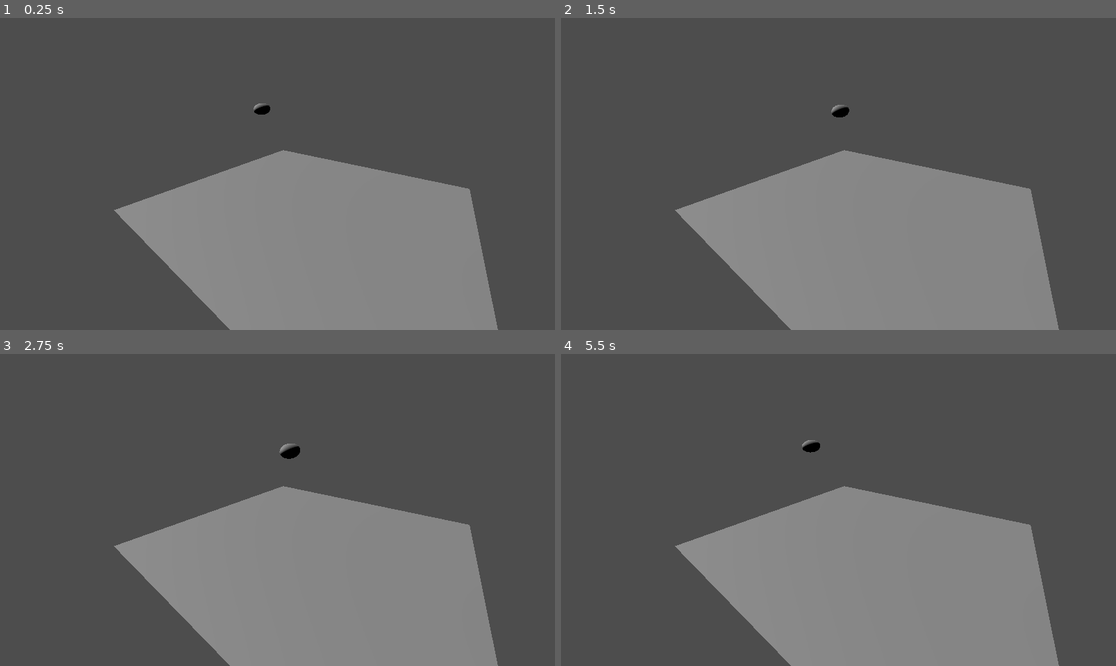
Above: before the commit, frames 1-4 (two rows, left to right).
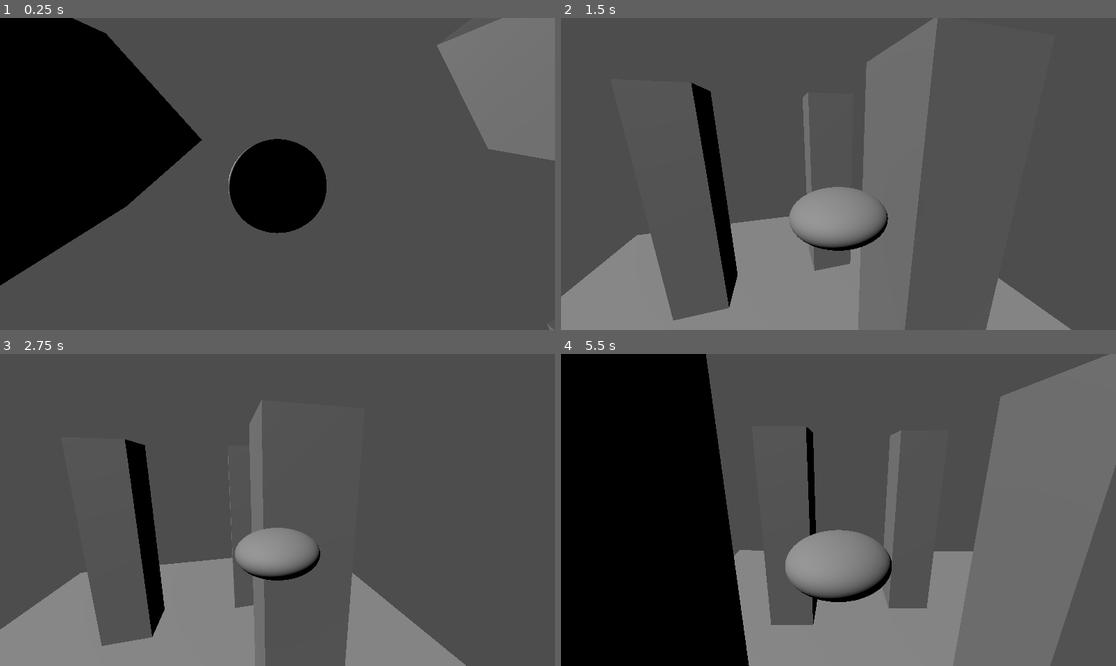
Above: after the commit, the same moments.

Repository: BSU-destroy-the-world/destroy_the_world
Game: Godot game, scene res://world_1/world_1.tscn
Two runs of this game, one before a commit and one after it. Both use one fixed random seed, a clock stepped at 60 frames per second and the inputs below.
Inputs:
- Up to frame 1 (0.25 s): no input
- Up to frame 2 (1.5 s): hold D (move_right) 0.53-1.28 s; tap Down (look_down, bound only after the commit) at 0.6 s; tap Left (look_left, bound only after the commit) at 0.8, 1.35 s; hold S (move_backward) from 1.28 s (still down)
- Up to frame 3 (2.75 s): tap Right (look_right, bound only after the commit) at 1.55, 2.1 s; release S (move_backward) at 2.03 s; hold D (move_right) from 2.03 s (still down); tap Up (look_up, bound only after the commit) at 2.3 s
- Up to frame 4 (5.5 s): release D (move_right) at 2.78 s; hold W (move_forward) 2.78-3.53 s; tap Up (look_up, bound only after the commit) at 2.85, 5.3 s; tap Down (look_down, bound only after the commit) at 3.05, 3.6 s; hold A (move_left) 3.53-5.03 s; tap Left (look_left, bound only after the commit) at 3.8, 4.35 s; tap Right (look_right, bound only after the commit) at 4.55, 5.1 s; hold S (move_backward) from 5.03 s (still down)

The runs differ from the first frame. In frame 1, 56% of the frame differs, in the area x 0-100%, y 0-100%; in frame 2, 32%; in frame 3, 29%; in frame 4, 59%.

Commit message:
Improve ship camera controller

Diff:
--- /dev/null
+++ b/project/building/building.gd
@@ -0,0 +1,12 @@
+extends Node3D
+
+@onready var animation_player := $AnimationPlayer
+
+
+func _ready():
+	if randf() < 0.2:
+		destroy()
+
+
+func destroy():
+	animation_player.play("destroy")
--- /dev/null
+++ b/project/building/building.tscn
@@ -0,0 +1,120 @@
+[gd_scene load_steps=8 format=3 uid="uid://bk8n1ede05bb0"]
+
+[ext_resource type="Script" path="res://building/building.gd" id="1_dootp"]
+
+[sub_resource type="BoxMesh" id="BoxMesh_egh40"]
+size = Vector3(5, 22, 5)
+
+[sub_resource type="ConvexPolygonShape3D" id="ConvexPolygonShape3D_hfv4r"]
+points = PackedVector3Array(2.5, 10.9016, 2.5, -2.5, -10.4276, -2.5, -2.5, -10.4276, 2.38889, 2.5, -10.9016, 2.5, 2.38889, -10.4276, -2.5, -2.5, 10.4276, -2.5, -2.5, 10.4276, 2.38889, 2.38889, 10.4276, -2.5)
+
+[sub_resource type="BoxMesh" id="BoxMesh_ei2wd"]
+size = Vector3(0.4, 0.4, 0.4)
+
+[sub_resource type="Animation" id="Animation_mlele"]
+length = 0.001
+tracks/0/type = "value"
+tracks/0/imported = false
+tracks/0/enabled = true
+tracks/0/path = NodePath("CPUParticles3D:emitting")
+tracks/0/interp = 1
+tracks/0/loop_wrap = true
+tracks/0/keys = {
+"times": PackedFloat32Array(0),
+"transitions": PackedFloat32Array(1),
+"update": 1,
+"values": [false]
+}
+tracks/1/type = "value"
+tracks/1/imported = false
+tracks/1/enabled = true
+tracks/1/path = NodePath("StaticBody3D:position")
+tracks/1/interp = 1
+tracks/1/loop_wrap = true
+tracks/1/keys = {
+"times": PackedFloat32Array(0),
+"transitions": PackedFloat32Array(1),
+"update": 0,
+"values": [Vector3(0, 0, 0)]
+}
+
+[sub_resource type="Animation" id="Animation_w82f1"]
+resource_name = "destroy"
+length = 3.0
+tracks/0/type = "value"
+tracks/0/imported = false
+tracks/0/enabled = true
+tracks/0/path = NodePath("CPUParticles3D:emitting")
+tracks/0/interp = 1
+tracks/0/loop_wrap = true
+tracks/0/keys = {
+"times": PackedFloat32Array(0, 2.5),
+"transitions": PackedFloat32Array(1, 1),
+"update": 1,
+"values": [true, false]
+}
+tracks/1/type = "method"
+tracks/1/imported = false
+tracks/1/enabled = true
+tracks/1/path = NodePath(".")
+tracks/1/interp = 1
+tracks/1/loop_wrap = true
+tracks/1/keys = {
+"times": PackedFloat32Array(3),
+"transitions": PackedFloat32Array(1),
+"values": [{
+"args": [],
+"method": &"queue_free"
+}]
+}
+tracks/2/type = "value"
+tracks/2/imported = false
+tracks/2/enabled = true
+tracks/2/path = NodePath("StaticBody3D:position")
+tracks/2/interp = 1
+tracks/2/loop_wrap = true
+tracks/2/keys = {
+"times": PackedFloat32Array(0, 2),
+"transitions": PackedFloat32Array(1, 1),
+"update": 0,
+"values": [Vector3(0, 0, 0), Vector3(0, -22, 0)]
+}
+
+[sub_resource type="AnimationLibrary" id="AnimationLibrary_tklft"]
+_data = {
+"RESET": SubResource("Animation_mlele"),
+"destroy": SubResource("Animation_w82f1")
+}
+
+[node name="Building" type="Node3D"]
+script = ExtResource("1_dootp")
+
+[node name="StaticBody3D" type="StaticBody3D" parent="."]
+
+[node name="MeshInstance3D" type="MeshInstance3D" parent="StaticBody3D"]
+transform = Transform3D(1, 0, 0, 0, 1, 0, 0, 0, 1, 0, 11, 0)
+mesh = SubResource("BoxMesh_egh40")
+skeleton = NodePath("../..")
+
+[node name="CollisionShape3D" type="CollisionShape3D" parent="StaticBody3D"]
+transform = Transform3D(1, 0, 0, 0, 1, 0, 0, 0, 1, 0, 11, 0)
+shape = SubResource("ConvexPolygonShape3D_hfv4r")
+
+[node name="CPUParticles3D" type="CPUParticles3D" parent="."]
+emitting = false
+amount = 32
+lifetime = 0.5
+randomness = 0.1
+mesh = SubResource("BoxMesh_ei2wd")
+emission_shape = 3
+emission_box_extents = Vector3(3, 1, 3)
+direction = Vector3(0, 1, 0)
+initial_velocity_min = 6.0
+initial_velocity_max = 12.0
+
+[node name="AnimationPlayer" type="AnimationPlayer" parent="."]
+libraries = {
+"": SubResource("AnimationLibrary_tklft")
+}
+
+[node name="AudioStreamPlayer" type="AudioStreamPlayer" parent="."]
--- a/project/project.godot
+++ b/project/project.godot
@@ -14,6 +14,11 @@
 run/main_scene="res://world_1/world_1.tscn"
 config/features=PackedStringArray("4.0", "Forward Plus")
 config/icon="res://icon.svg"
+
+[display]
+
+window/size/viewport_width=1920
+window/size/viewport_height=1080
 
 [input]
 
@@ -48,6 +53,26 @@
 "events": [Object(InputEventKey,"resource_local_to_scene":false,"resource_name":"","device":-1,"window_id":0,"alt_press …(182 unchanged characters)…
 ]
 }
+look_left={
+"deadzone": 0.5,
+"events": [Object(InputEventKey,"resource_local_to_scene":false,"resource_name":"","device":-1,"window_id":0,"alt_pressed":false,"shift_pressed":false,"ctrl_pressed":false,"meta_pressed":false,"pressed":false,"keycode":0,"physical_keycode":4194319,"key_label":0,"unicode":0,"echo":false,"script":null)
+]
+}
+look_right={
+"deadzone": 0.5,
+"events": [Object(InputEventKey,"resource_local_to_scene":false,"resource_name":"","device":-1,"window_id":0,"alt_pressed":false,"shift_pressed":false,"ctrl_pressed":false,"meta_pressed":false,"pressed":false,"keycode":0,"physical_keycode":4194321,"key_label":0,"unicode":0,"echo":false,"script":null)
+]
+}
+look_up={
+"deadzone": 0.5,
+"events": [Object(InputEventKey,"resource_local_to_scene":false,"resource_name":"","device":-1,"window_id":0,"alt_pressed":false,"shift_pressed":false,"ctrl_pressed":false,"meta_pressed":false,"pressed":false,"keycode":0,"physical_keycode":4194320,"key_label":0,"unicode":0,"echo":false,"script":null)
+]
+}
+look_down={
+"deadzone": 0.5,
+"events": [Object(InputEventKey,"resource_local_to_scene":false,"resource_name":"","device":-1,"window_id":0,"alt_pressed":false,"shift_pressed":false,"ctrl_pressed":false,"meta_pressed":false,"pressed":false,"keycode":0,"physical_keycode":4194322,"key_label":0,"unicode":0,"echo":false,"script":null)
+]
+}
 shoot={
 "deadzone": 0.5,
 "events": [Object(InputEventMouseButton,"resource_local_to_scene":false,"resource_name":"","device":-1,"window_id":0,"a …(236 unchanged characters)…
--- /dev/null
+++ b/project/ship/camera_controller.gd
@@ -0,0 +1,21 @@
+extends Node3D
+
+@export var speed := 4.2
+@export var camera: Camera3D
+@export var target: Node3D
+@export var focus: Node3D
+
+
+func _process(delta):
+	var look_input := Input.get_vector("look_left", "look_right", "look_up", "look_down")
+
+	rotate_y(look_input.x * delta * 2)
+	focus.global_position.y += -look_input.y * delta * 2
+
+	var distance := camera.global_position.distance_to(target.global_position)
+
+	camera.global_position = camera.global_position.move_toward(
+		target.global_position, delta * speed * distance
+	)
+
+	camera.look_at(focus.global_position)
--- a/project/ship/ship.gd
+++ b/project/ship/ship.gd
@@ -2,11 +2,11 @@
 
 const SPEED = 5.0
 
+@onready var camera_mount := $CameraMount
+
 
 func _physics_process(_delta):
-	var input_dir = Input.get_vector("move_left", "move_right", "move_forward", "move_backward")
-
-	var direction = (transform.basis * Vector3(input_dir.x, 0, input_dir.y)).normalized()
+	var direction = _get_camera_oriented_input()
 
 	if direction:
 		velocity.x = direction.x * SPEED
@@ -25,3 +25,16 @@
 		velocity.y = move_toward(velocity.y, 0, SPEED)
 
 	move_and_slide()
+
+
+func _get_camera_oriented_input() -> Vector3:
+	var raw_input := Input.get_vector("move_left", "move_right", "move_forward", "move_backward")
+
+	var input := Vector3.ZERO
+	# This is to ensure that diagonal input isn't stronger than axis aligned input
+	input.x = raw_input.x * sqrt(1.0 - raw_input.y * raw_input.y / 2.0)
+	input.z = raw_input.y * sqrt(1.0 - raw_input.x * raw_input.x / 2.0)
+
+	input = camera_mount.global_transform.basis * input
+	input.y = 0.0
+	return input
--- a/project/ship/ship.tscn
+++ b/project/ship/ship.tscn
@@ -1,18 +1,35 @@
-[gd_scene load_steps=4 format=3 uid="uid://rl3xprstjp30"]
+[gd_scene load_steps=5 format=3 uid="uid://rl3xprstjp30"]
 
 [ext_resource type="Script" path="res://ship/ship.gd" id="1_bnpta"]
+[ext_resource type="Script" path="res://ship/camera_controller.gd" id="2_p13yg"]
 
 [sub_resource type="SphereMesh" id="SphereMesh_gap3r"]
+radius = 1.0
 
 [sub_resource type="BoxShape3D" id="BoxShape3D_rd5kt"]
-size = Vector3(1.3, 1.3, 2.7)
+size = Vector3(1.8, 0.9, 1.8)
 
-[node name="ship" type="CharacterBody3D"]
+[node name="Ship" type="CharacterBody3D"]
 script = ExtResource("1_bnpta")
 
 [node name="MeshInstance3D" type="MeshInstance3D" parent="."]
-transform = Transform3D(1.5, 0, 0, 0, 1.5, 0, 0, 0, 3, 0, 0, 0)
 mesh = SubResource("SphereMesh_gap3r")
 
 [node name="CollisionShape3D" type="CollisionShape3D" parent="."]
 shape = SubResource("BoxShape3D_rd5kt")
+
+[node name="CameraMount" type="Node3D" parent="." node_paths=PackedStringArray("camera", "target", "focus")]
+script = ExtResource("2_p13yg")
+camera = NodePath("Camera3D")
+target = NodePath("Target")
+focus = NodePath("Focus")
+
+[node name="Camera3D" type="Camera3D" parent="CameraMount"]
+transform = Transform3D(1, 0, 0, 0, 0.970296, 0.241922, 0, -0.241922, 0.970296, 0, 1.9, 4.5)
+top_level = true
+
+[node name="Target" type="Node3D" parent="CameraMount"]
+transform = Transform3D(1, 0, 0, 0, 0.970296, 0.241922, 0, -0.241922, 0.970296, 0, 1.9, 4.5)
+
+[node name="Focus" type="Node3D" parent="CameraMount"]
+transform = Transform3D(1, 0, 0, 0, 1, 0, 0, 0, 1, 0, 1, 0)
--- a/project/world_1/world_1.tscn
+++ b/project/world_1/world_1.tscn
@@ -1,6 +1,7 @@
-[gd_scene load_steps=4 format=3 uid="uid://0qaklcemfar0"]
+[gd_scene load_steps=5 format=3 uid="uid://0qaklcemfar0"]
 
 [ext_resource type="PackedScene" uid="uid://rl3xprstjp30" path="res://ship/ship.tscn" id="1_8bswx"]
+[ext_resource type="PackedScene" uid="uid://bk8n1ede05bb0" path="res://building/building.tscn" id="2_yk2g2"]
 
 [sub_resource type="PlaneMesh" id="PlaneMesh_x3bjd"]
 size = Vector2(50, 50)
@@ -21,9 +22,6 @@
 [node name="ship" parent="." instance=ExtResource("1_8bswx")]
 transform = Transform3D(1, 0, 0, 0, 1, 0, 0, 0, 1, -2.78146, 17.2047, 9.87994)
 
-[node name="Camera3D" type="Camera3D" parent="."]
-transform = Transform3D(0.786472, -0.233574, 0.571756, 0, 0.925732, 0.37818, -0.617626, -0.297428, 0.728062, 16.7555, 19.4876, 31.3763)
-
 [node name="DirectionalLight3D" type="DirectionalLight3D" parent="."]
 transform = Transform3D(0.398182, 0.753744, -0.522801, -0.0665359, 0.592161, 0.803068, 0.91489, -0.284982, 0.285939, 0, 16.6962, 0)
 
@@ -32,3 +30,20 @@
 [node name="MeshInstance3D" type="MeshInstance3D" parent="Area3D"]
 
 [node name="CollisionShape3D" type="CollisionShape3D" parent="Area3D"]
+
+[node name="Buildings" type="Node3D" parent="."]
+
+[node name="building" parent="Buildings" instance=ExtResource("2_yk2g2")]
+transform = Transform3D(1, 0, 0, 0, 1, 0, 0, 0, 1, -7.5734, -1.90735e-06, 14.6592)
+
+[node name="building2" parent="Buildings" instance=ExtResource("2_yk2g2")]
+transform = Transform3D(1, 0, 0, 0, 1, 0, 0, 0, 1, -9.07773, 3.8147e-06, -7.37495)
+
+[node name="building3" parent="Buildings" instance=ExtResource("2_yk2g2")]
+transform = Transform3D(1, 0, 0, 0, 1, 0, 0, 0, 1, 6.79134, 0, 6.68909)
+
+[node name="building4" parent="Buildings" instance=ExtResource("2_yk2g2")]
+transform = Transform3D(1, 0, 0, 0, 1, 0, 0, 0, 1, 15.2284, 0, 16.8309)
+
+[node name="building5" parent="Buildings" instance=ExtResource("2_yk2g2")]
+transform = Transform3D(1, 0, 0, 0, 1, 0, 0, 0, 1, 5.49571, 0, -10.2928)
